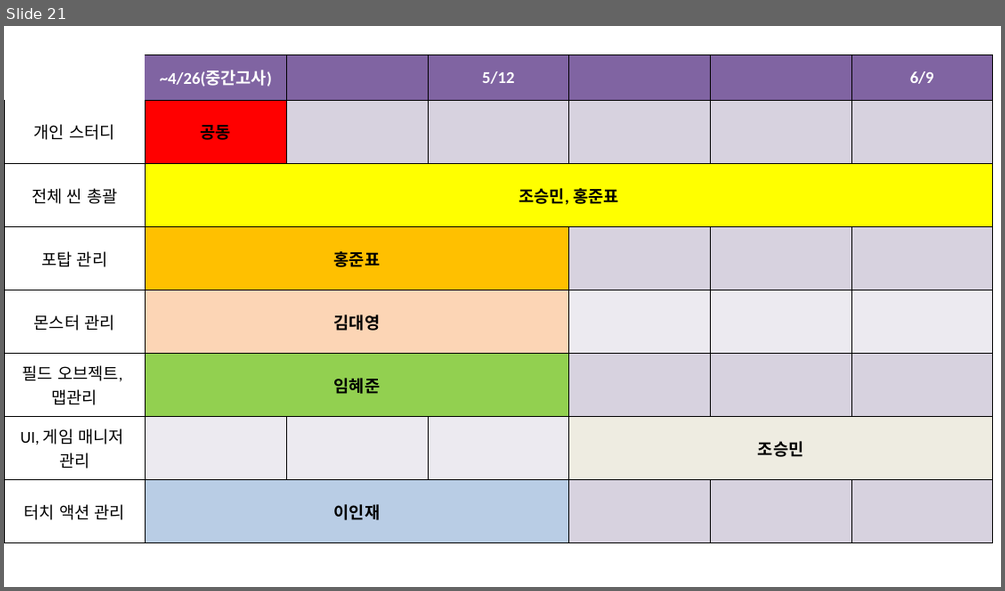
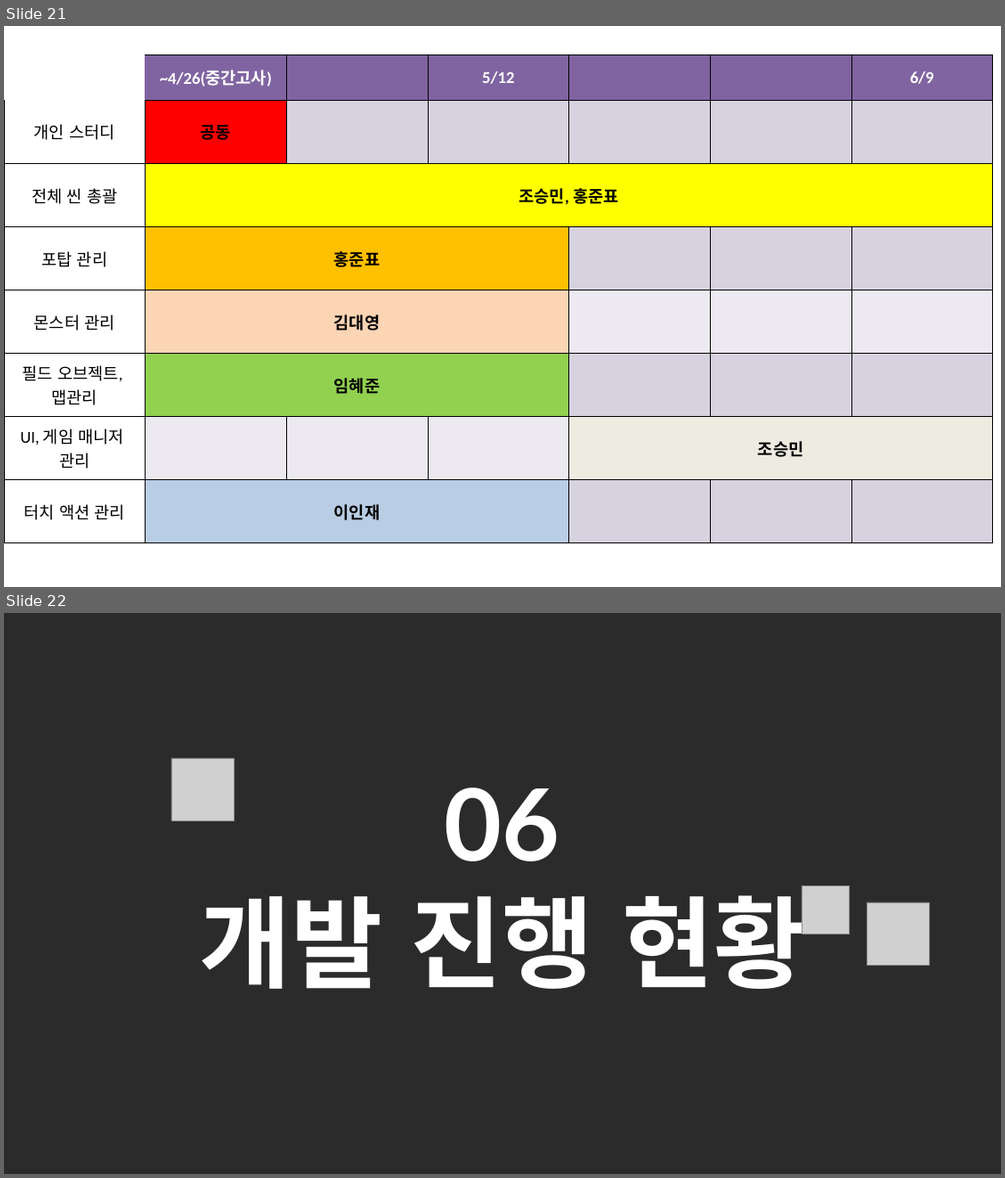
Before and after one commit to pknu-wap/WAP-GAME-TEAM2-MAIN, a slide deck: Wap_Game_Team2 시작발표.pptx. Shown one above the other, each under a label of ours: slide 21 before the commit, slides 21 and 22 after it. The pictures are 1005x591 and 1005x1178 pixels, drawn with LibreOffice and Linux fonts; fonts in the diff are those of the drawing; grey boxes stand for pictures; background and template pictures are left out; a plain dark background stands for a picture behind light text. Boxes give left, top, right and bottom in pixels: in the first picture for what was removed or moved away, otherwise in the second. Text is boxed around its words. In the diff, an @@ line names an element or a change of style, - is before the commit and + after.

```diff
--- a/Wap_Game_Team2 시작발표.pptx
+++ b/Wap_Game_Team2 시작발표.pptx
@@ slide 22 added at box(4, 613, 1001, 1174), background picture (left out) @@
@@ picture added at box(171, 758, 234, 820) @@
@@ text added at box(199, 787, 805, 989), 144 pt, text #FFFFFF, bold @@
+06
+개발 진행 현황
@@ picture added at box(801, 885, 850, 933) @@
@@ picture added at box(866, 902, 929, 965) @@
```
Also in this commit, not shown: 2 slides changed, 1 other slide added, 1 other file.
